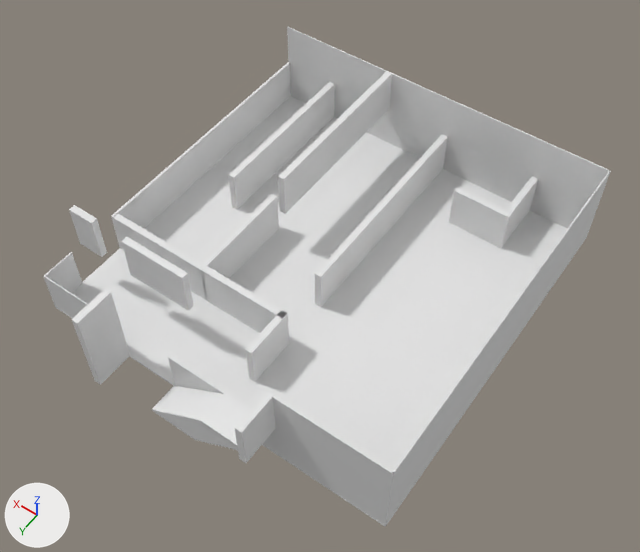
An edit to the Blender file Assets/Environments/firstHouse.blend, drawn before and after from the same camera.
The view is the same before and after, from a camera (50 mm lens) standing at (-13.0, 18.8, 28.9) and looking at (-0.5, 1.3, 1.4). Lighting does not change. The marker at lower left points along +X, +Y and +Z.

Names of what the first picture shows: 'FirstFloor_Bath_NWall', 'FirstFloor_MainFloor', 'FirstFloor_NEWall', 'FirstFloor_NWall', 'FirstFloor_PowderRoomNWall', 'FirstFloor_SWallW', 'FirstFloor_TatamiRoom_SWall', 'FirstFloor_WWall', 'SecondFloor_EWall_N', 'SecondFloor_NWall', 'SecondFloor_TatamiRoomSWall_W', 'SecondFloor_WWall'.
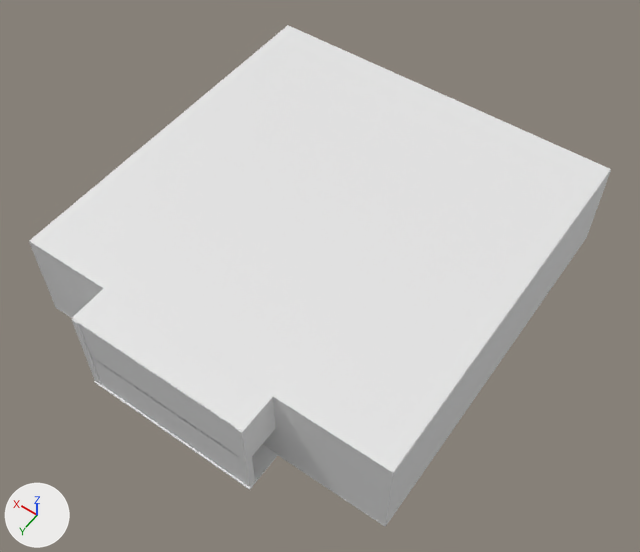
Where the change shows, as pixel boxes (x1, y1, x2, y2) in the pictures (640 x 552 px):
'Ceiling_Main', shown
    after: (29, 25, 611, 474)
'Ceiling_Stairs', shown
    after: (72, 289, 273, 432)
'SecondFloor_StairsEWall', shown
    after: (78, 323, 239, 457)
'FirstFloorStairs_EWall', shown
    after: (90, 356, 255, 487)
'SecondFloor_EWall_S', shown
    after: (31, 243, 103, 303)
'FirstFloor_StairsFloor', shown
    after: (94, 381, 278, 490)
'FirstFloor_MainFloor', unchanged, covered by the edit
    before: (56, 96, 567, 526)
    after: (56, 307, 384, 526)
'SecondFloor_WWall', unchanged, covered by the edit
    before: (287, 27, 610, 201)
'FirstFloor_WWall', unchanged, covered by the edit
    before: (290, 63, 587, 229)
'FirstFloor_SWallW', unchanged, covered by the edit
    before: (111, 62, 291, 247)

What changed in the scene script:
```text
Change ob_firstfloor_stairsfloor:
    remove ob_firstfloor_stairsfloor.hide_viewport = True
Change ob_ceiling_stairs:
    remove ob_ceiling_stairs.hide_viewport = True
Change ob_ceiling_main:
    remove ob_ceiling_main.hide_viewport = True
Change ob_secondfloor_ewall_s:
    remove ob_secondfloor_ewall_s.hide_viewport = True
Change ob_secondfloor_stairsewall:
    remove ob_secondfloor_stairsewall.hide_viewport = True
Change ob_firstfloorstairs_ewall:
    remove ob_firstfloorstairs_ewall.hide_viewport = True
```
